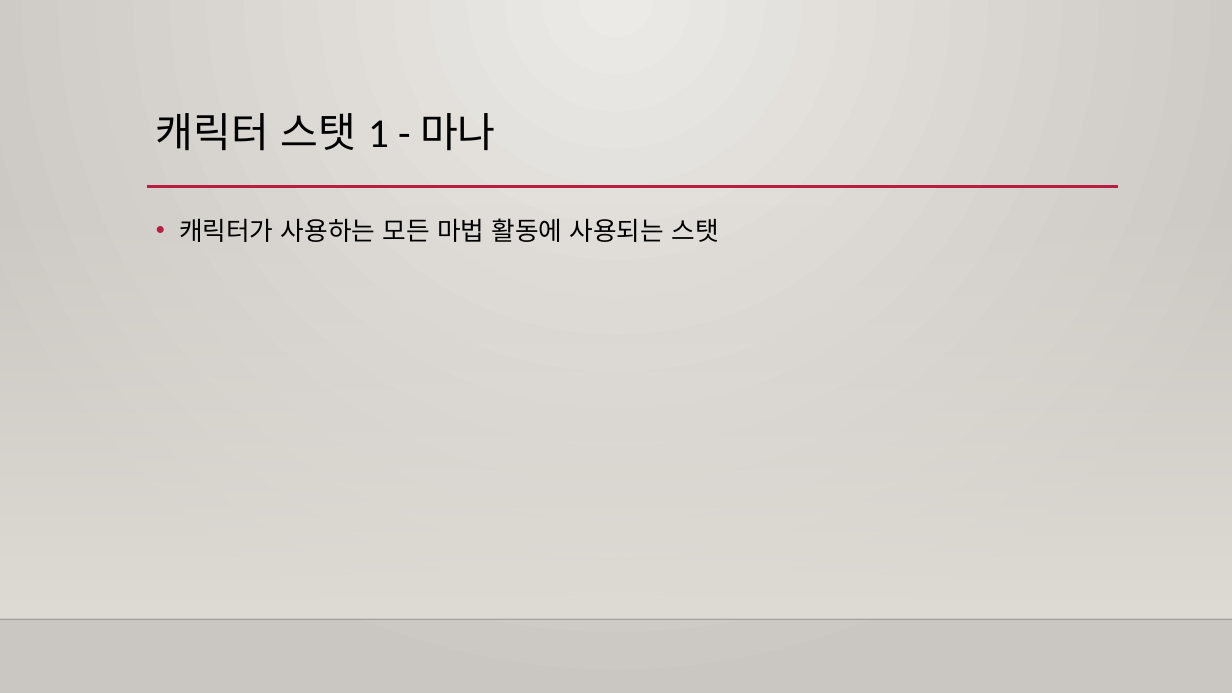
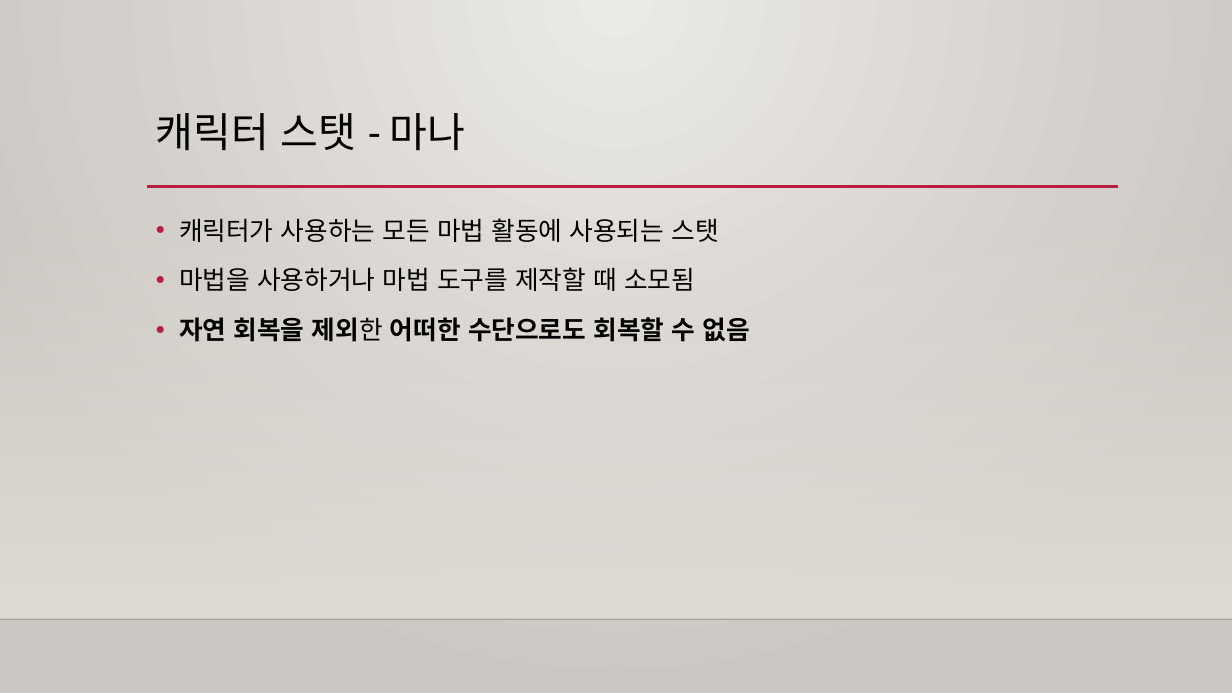
Before and after one commit to Raynia/Alchemist-Diary, a slide deck: slide 5 of Specification/Prototype/프로토타입 기획서.pptx (slide 6 before the commit). Drawn at 1232x693 pixels with LibreOffice and Linux fonts; fonts in the diff are those of the drawing; background and template pictures are left out. Boxes give left, top, right and bottom in pixels: in the first picture for what was removed or moved away, otherwise in the second. Text is boxed around its words. In the diff, an @@ line names an element or a change of style, - is before the commit and + after.

```diff
--- a/Specification/Prototype/프로토타입 기획서.pptx
+++ b/Specification/Prototype/프로토타입 기획서.pptx
@@ title at [156,113,466,151]: text changed @@
-캐릭터 스탯 1 - 마나
+캐릭터 스탯 - 마나
@@ text at [179,267,749,342]: paragraphs added @@
+• 마법을 사용하거나 마법 도구를 제작할 때 소모됨
+• 자연 회복을 제외한 어떠한 수단으로도 회복할 수 없음
```
Also in this commit, not shown: 3 other slides changed, 4 slides removed.
